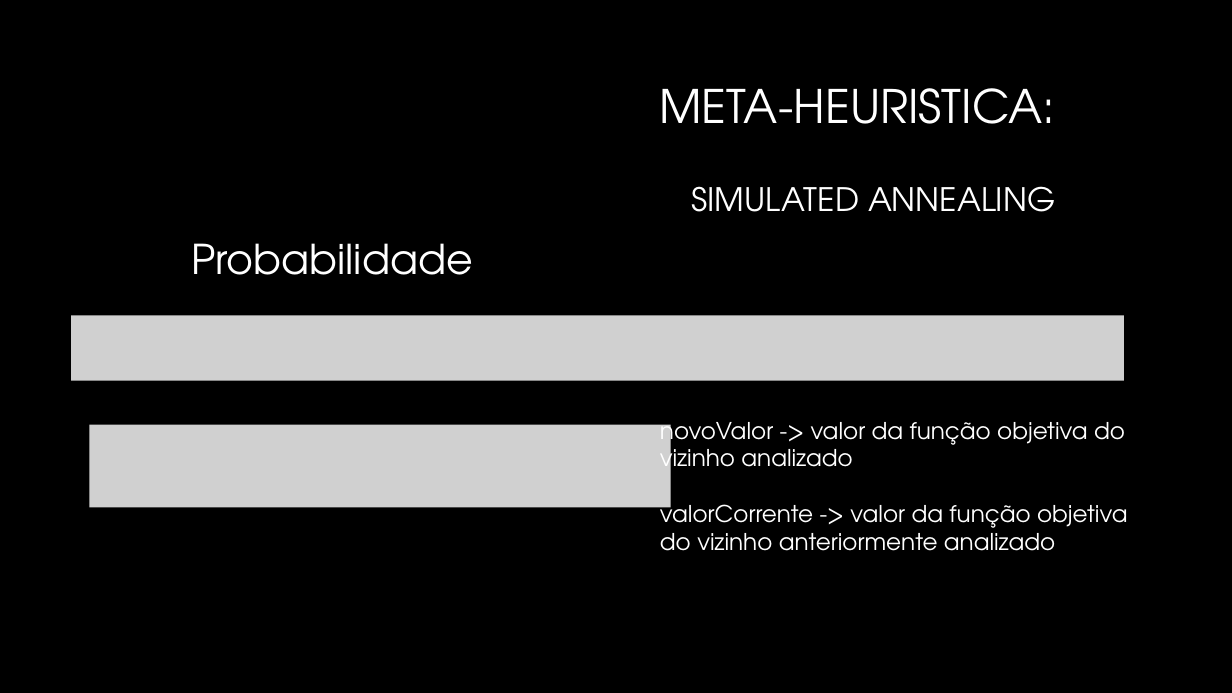
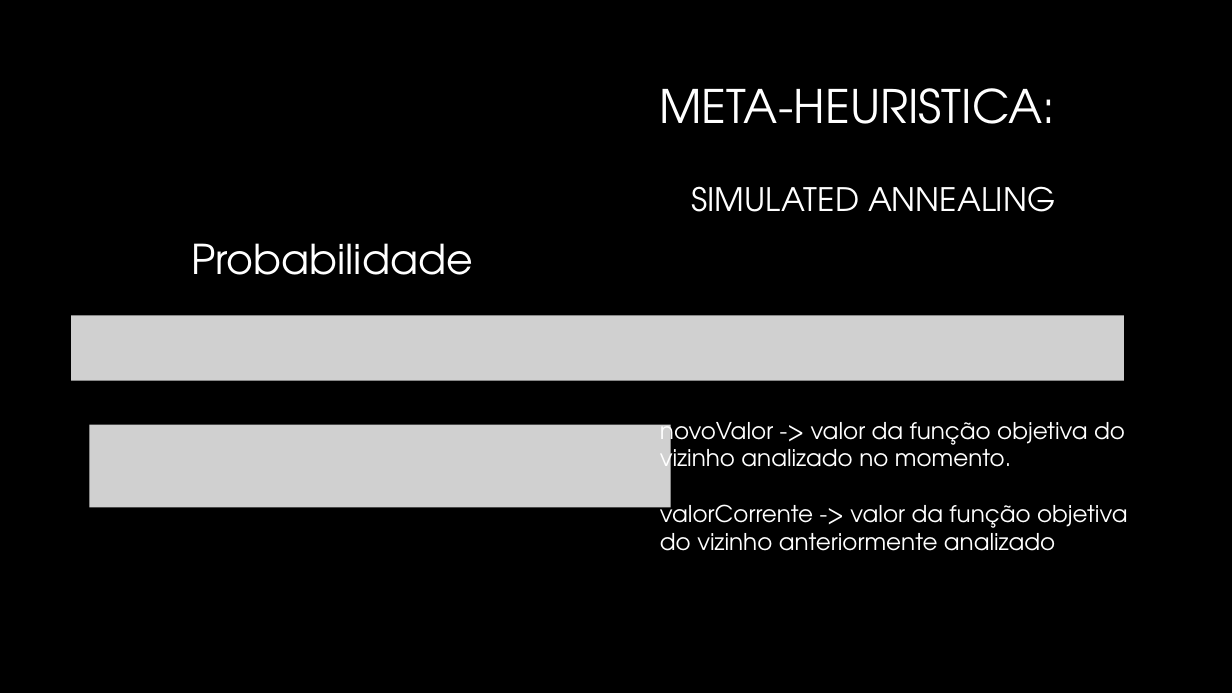
Before and after one commit to Pedro-Magalhaes/IA-Trabalho01, a slide deck: slide 13 of Apresentacao.pptx (slide 10 before the commit). Drawn at 1232x693 pixels with LibreOffice and Linux fonts; fonts in the diff are those of the drawing; grey boxes stand for pictures; background and template pictures are left out. Boxes give left, top, right and bottom in pixels: in the first picture for what was removed or moved away, otherwise in the second. Text is boxed around its words. In the diff, an @@ line names an element or a change of style, - is before the commit and + after.

```diff
--- a/Apresentacao.pptx
+++ b/Apresentacao.pptx
@@ text at box(660, 422, 1125, 478): text changed @@
-novoValor -> valor da função objetiva do vizinho analizado
+novoValor -> valor da função objetiva do vizinho analizado no momento.
```
Also in this commit, not shown: 3 other slides changed, 3 slides added.
